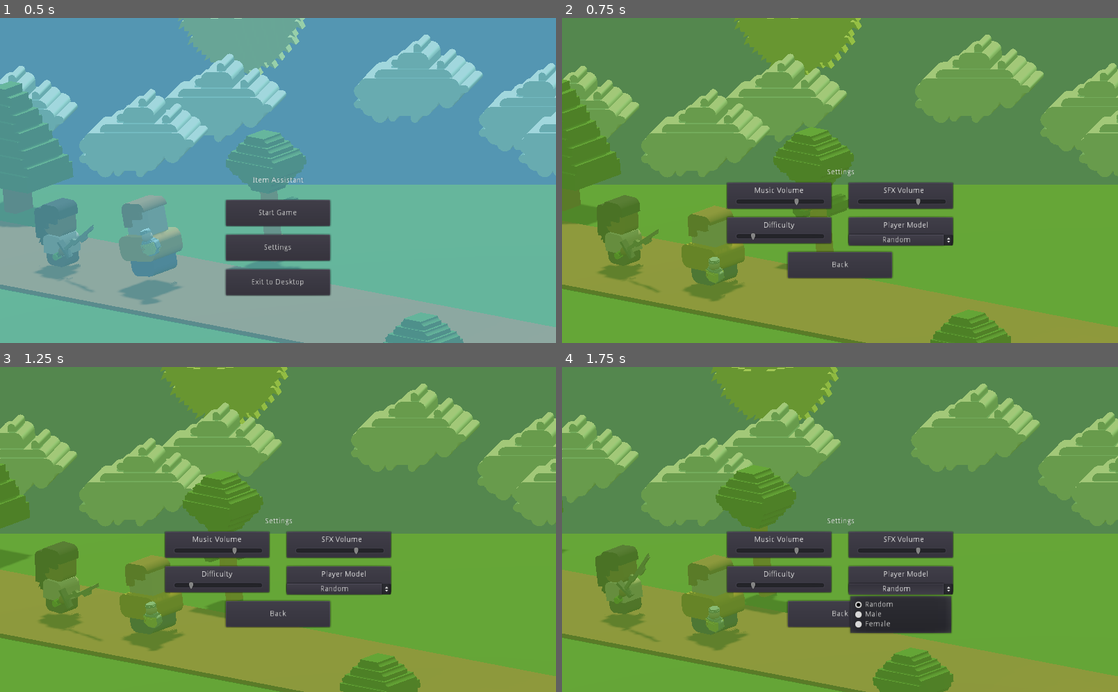
Above: before the commit, frames 1-4 (two rows, left to right).
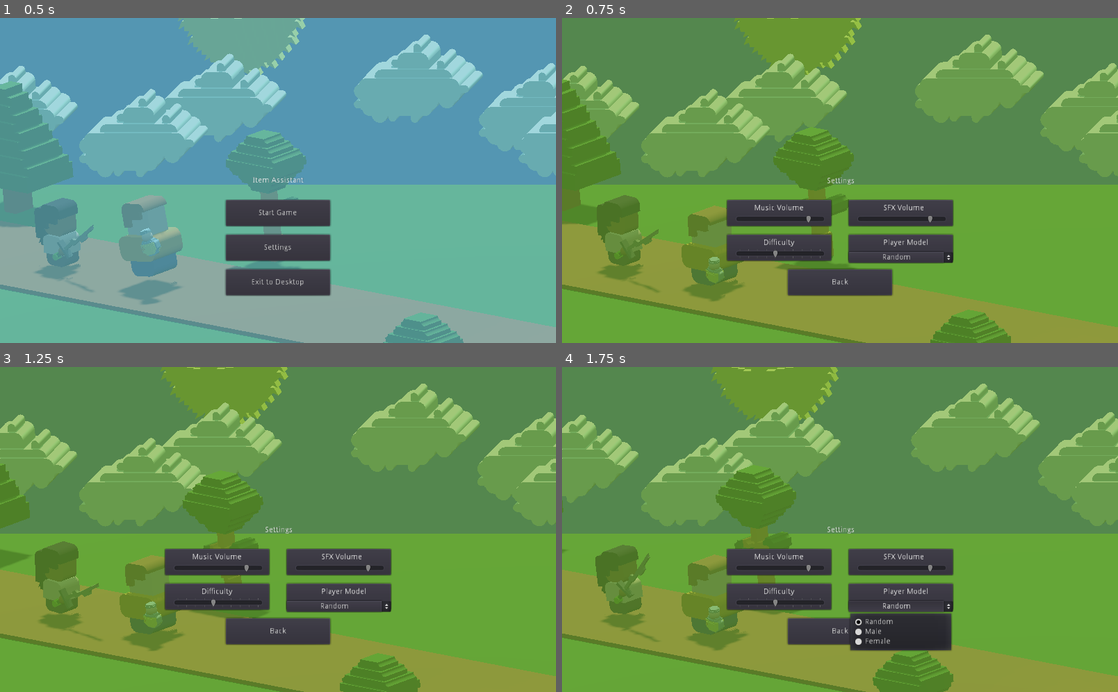
Above: after the commit, the same moments.

Repository: matt-cles/item-assistant
Game: Godot game, scene res://scenes/Main.tscn
Two runs of this game, one before a commit and one after it. Both use one fixed random seed, a clock stepped at 60 frames per second and the inputs below.
Inputs:
- Up to frame 1 (0.5 s): no input
- Up to frame 2 (0.75 s): click "Settings" at 0.5 s
- Up to frame 3 (1.25 s): no input
- Up to frame 4 (1.75 s): click "Random" at 1.25 s

Frame 1 is identical in both runs. In frame 2, 8.7% of the frame differs, in the area x 29-71%, y 46-86%; in frame 3, 8.6%; in frame 4, 8.8%, in the area x 29-71%, y 46-88%.

Commit message:
make settings persist

Diff:
--- a/scenes/GameMusic.gd
+++ b/scenes/GameMusic.gd
@@ -1,10 +1,11 @@
 extends AudioStreamPlayer
 
-onready var events = get_tree().get_nodes_in_group('events')[0]
-onready var settings = get_tree().get_nodes_in_group('settings')[0]
+onready var events:Node = get_tree().get_nodes_in_group('events')[0]
+onready var settings:Settings = get_tree().get_nodes_in_group('settings')[0]
 
 func _ready():
 	var _connected = events.connect("set_music_volume", self, "set_music_volume")
+	volume_db = clamp(settings.default_music_volume, settings.min_volume, settings.max_volume)
 
 func set_music_volume(new_volume):
 	volume_db = clamp(new_volume, settings.min_volume, settings.max_volume)
--- a/scenes/Main.tscn
+++ b/scenes/Main.tscn
@@ -40,7 +40,6 @@
 "settings",
 ]]
 script = ExtResource( 22 )
-difficulty_increment = 1.0
 
 [node name="Events" type="Spatial" parent="." groups=[
 "events",
--- a/scenes/Menu.gd
+++ b/scenes/Menu.gd
@@ -10,21 +10,22 @@
 	$PauseMenu.visible = get_tree().paused
 	$DeathMenu.visible = false
 	$SettingsMenu.visible = false
+	var _connected = events.connect("hero_dead", self, 'show_death_menu')
+	$SettingsMenu/PlayerModelControl/PlayerModel.add_item('Random', settings.PLAYER_MODEL.RANDOM)
+	$SettingsMenu/PlayerModelControl/PlayerModel.add_item('Male', settings.PLAYER_MODEL.MALE)
+	$SettingsMenu/PlayerModelControl/PlayerModel.add_item('Female', settings.PLAYER_MODEL.FEMALE)
+
+func get_settings_values():
 	$SettingsMenu/MusicVolumeControl/VolumeSlider.min_value = settings.min_volume
 	$SettingsMenu/MusicVolumeControl/VolumeSlider.max_value = settings.max_volume
 	$SettingsMenu/MusicVolumeControl/VolumeSlider.value = settings.default_music_volume
 	$SettingsMenu/SFXVolumeControl/VolumeSlider.min_value = settings.min_volume
 	$SettingsMenu/SFXVolumeControl/VolumeSlider.max_value = settings.max_volume
 	$SettingsMenu/SFXVolumeControl/VolumeSlider.value = settings.default_sfx_volume
+	$SettingsMenu/DifficultyControl/DifficultySlider.value = settings.difficulty_increment
 	$SettingsMenu/DifficultyControl/DifficultySlider.min_value = settings.min_difficulty
 	$SettingsMenu/DifficultyControl/DifficultySlider.max_value = settings.max_difficulty
-	$SettingsMenu/DifficultyControl/DifficultySlider.value = settings.default_difficulty
-	$SettingsMenu/PlayerModelControl/PlayerModel.add_item('Random', settings.PLAYER_MODEL.RANDOM)
-	$SettingsMenu/PlayerModelControl/PlayerModel.add_item('Male', settings.PLAYER_MODEL.MALE)
-	$SettingsMenu/PlayerModelControl/PlayerModel.add_item('Female', settings.PLAYER_MODEL.FEMALE)
-	$SettingsMenu/PlayerModelControl/PlayerModel.selected = settings.PLAYER_MODEL.RANDOM
-
-	var _connected = events.connect("hero_dead", self, 'show_death_menu')
+	$SettingsMenu/PlayerModelControl/PlayerModel.selected = settings.character_model
 
 func _process(_delta):
 	if game_started and not hero_dead:
@@ -46,6 +47,7 @@
 	var _reloaded = get_tree().reload_current_scene()
 
 func _on_Options_pressed():
+	get_settings_values()
 	$StartMenu.visible = false
 	$SettingsMenu.visible = true
 
--- a/scenes/Menu.tscn
+++ b/scenes/Menu.tscn
@@ -12,7 +12,6 @@
 }
 
 [node name="StartMenu" type="Control" parent="."]
-visible = false
 anchor_right = 1.0
 anchor_bottom = 1.0
 
@@ -104,6 +103,7 @@
 }
 
 [node name="DeathMenu" type="Control" parent="."]
+visible = false
 anchor_right = 1.0
 anchor_bottom = 1.0
 __meta__ = {
@@ -154,7 +154,6 @@
 }
 
 [node name="SettingsMenu" type="Control" parent="."]
-visible = false
 anchor_right = 1.0
 anchor_bottom = 1.0
 __meta__ = {
@@ -182,9 +181,9 @@
 anchor_right = 0.5
 anchor_bottom = 0.5
 margin_left = -80.0
-margin_top = -28.0
+margin_top = -12.0
 margin_right = 84.0
-margin_bottom = 15.0
+margin_bottom = 31.0
 text = "Settings
 "
 align = 1
@@ -195,9 +194,9 @@
 
 [node name="MusicVolumeControl" type="Control" parent="SettingsMenu"]
 margin_left = 304.0
-margin_top = 304.0
+margin_top = 336.0
 margin_right = 496.0
-margin_bottom = 352.0
+margin_bottom = 384.0
 __meta__ = {
 "_edit_use_anchors_": false
 }
@@ -234,9 +233,9 @@
 
 [node name="SFXVolumeControl" type="Control" parent="SettingsMenu"]
 margin_left = 528.0
-margin_top = 304.0
+margin_top = 336.0
 margin_right = 720.0
-margin_bottom = 352.0
+margin_bottom = 384.0
 __meta__ = {
 "_edit_use_anchors_": false
 }
@@ -274,9 +273,9 @@
 
 [node name="DifficultyControl" type="Control" parent="SettingsMenu"]
 margin_left = 304.0
-margin_top = 368.0
+margin_top = 400.0
 margin_right = 496.0
-margin_bottom = 416.0
+margin_bottom = 448.0
 __meta__ = {
 "_edit_use_anchors_": false
 }
@@ -306,18 +305,18 @@
 margin_top = 16.0
 margin_right = 180.0
 margin_bottom = 54.0
-min_value = -80.0
-max_value = 0.0
 step = 0.05
+tick_count = 10
+ticks_on_borders = true
 __meta__ = {
 "_edit_use_anchors_": false
 }
 
 [node name="PlayerModelControl" type="Control" parent="SettingsMenu"]
 margin_left = 528.0
-margin_top = 368.0
+margin_top = 400.0
 margin_right = 720.0
-margin_bottom = 416.0
+margin_bottom = 448.0
 __meta__ = {
 "_edit_use_anchors_": false
 }
@@ -354,9 +353,9 @@
 
 [node name="BackToStartMenu" type="Button" parent="SettingsMenu"]
 margin_left = 416.0
-margin_top = 432.0
-margin_right = 608.0
-margin_bottom = 480.0
+margin_top = 464.0
+margin_right = 608.0
+margin_bottom = 512.0
 text = "Back"
 __meta__ = {
 "_edit_use_anchors_": false
--- a/scripts/Settings.gd
+++ b/scripts/Settings.gd
@@ -1,32 +1,65 @@
 extends Node
 class_name Settings
 
-onready var events = get_tree().get_nodes_in_group('events')[0]
+const CONFIG_FILE_PATH = "user://settings.cfg"
+
+onready var events:Node = get_tree().get_nodes_in_group('events')[0]
 
 enum PLAYER_MODEL {RANDOM, MALE, FEMALE}
 
-export (PLAYER_MODEL) var character_model = PLAYER_MODEL.RANDOM
-export (float, .1, 1) var difficulty_increment = .5
+export (PLAYER_MODEL) var character_model
 
 export (float, -80, 10) var min_volume = -80
 export (float, -80, 10) var max_volume = 2
-export (float, -80, 10) var default_music_volume = -22
-export (float, -80, 10) var default_sfx_volume = -22
+export (float, -80, 10) var default_music_volume
+export (float, -80, 10) var default_sfx_volume
 
 export (float, 0.1, 1) var min_difficulty = 0.1
 export (float, 0.1, 1) var max_difficulty = 1.0
-export (float, 0.1, 1) var default_difficulty = 0.25
+export (float, 0.1, 1) var difficulty_increment
+
+var config_file = null
 
 func _ready():
-	# Try to load from conf file
-	# TODO
-
 	# Connect updaters
 	var _connected = events.connect("set_player_model", self, "set_player_model")
-	var _connecter = events.connect("set_difficulty", self, "set_difficulty")
+	_connected = events.connect("set_difficulty", self, "set_difficulty")
+	_connected = events.connect("set_music_volume", self, "set_music_volume")
+	_connected = events.connect("set_sfx_volume", self, "set_sfx_volume")
+
+	# Try to load from conf file
+	config_file = ConfigFile.new()
+	var error_loading_file = config_file.load(CONFIG_FILE_PATH)
+	if error_loading_file == OK:
+		print("Loading Config File")
+	elif error_loading_file == ERR_FILE_NOT_FOUND:
+		print("Creating new config file at path")
+		config_file.save(CONFIG_FILE_PATH)
+	else:
+		print("Unable to load config... Using project defaults")
+
+	# Set settings vars to values in config, if they exist
+	events.emit_signal("set_player_model", config_file.get_value('player', 'character_model', PLAYER_MODEL.RANDOM))
+	events.emit_signal("set_music_volume", config_file.get_value('volume', 'music_volume', -10))
+	events.emit_signal("set_sfx_volume", config_file.get_value('volume', 'sfx_volume', -10))
+	events.emit_signal("set_difficulty", config_file.get_value('difficulty', 'increment', .5))
 
 func set_player_model(index):
 	character_model = index
+	config_file.set_value('player', 'character_model', index)
+	config_file.save(CONFIG_FILE_PATH)
 
 func set_difficulty(difficulty):
 	difficulty_increment = difficulty
+	config_file.set_value('difficulty', 'increment', difficulty)
+	config_file.save(CONFIG_FILE_PATH)
+
+func set_music_volume(level):
+	default_music_volume = level
+	config_file.set_value('volume', 'music_volume', level)
+	config_file.save(CONFIG_FILE_PATH)
+
+func set_sfx_volume(level):
+	default_sfx_volume = level
+	config_file.set_value('volume', 'sfx_volume', level)
+	config_file.save(CONFIG_FILE_PATH)
